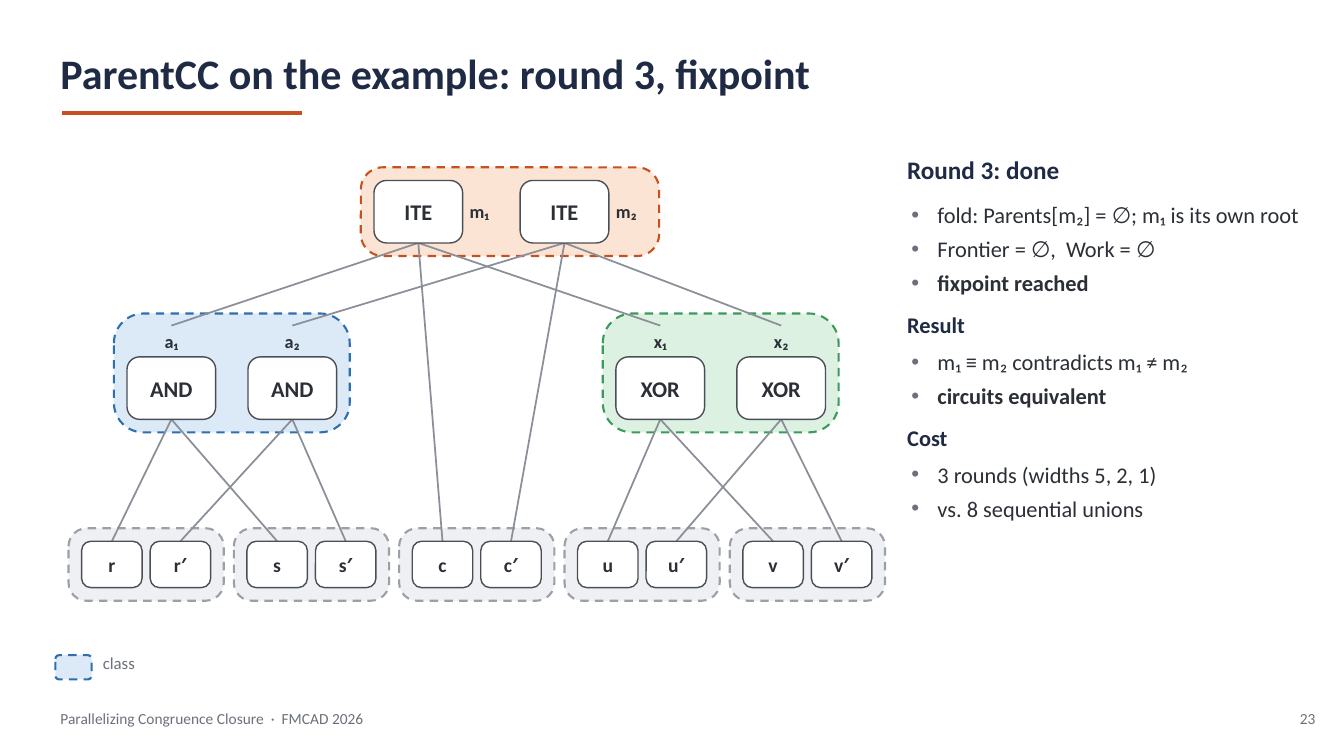
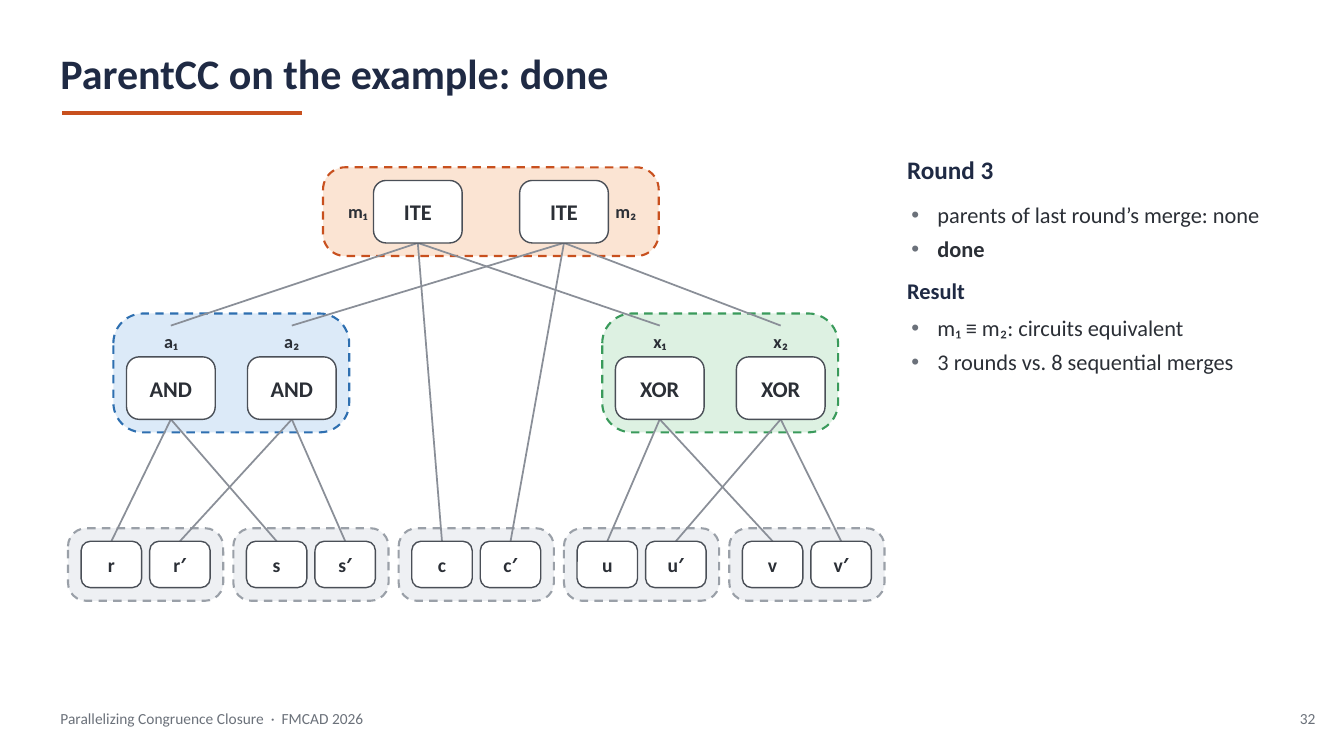
Before and after one commit to amarshah1/parallelcc-paper, a slide deck: slide 32 of slides/parallelcc-part1.pptx (slide 23 before the commit). Drawn at 1344x756 pixels with LibreOffice and Linux fonts; fonts in the diff are those of the drawing. Boxes give left, top, right and bottom in pixels: in the first picture for what was removed or moved away, otherwise in the second. Text is boxed around its words. In the diff, an @@ line names an element or a change of style, - is before the commit and + after.

```diff
--- a/slides/parallelcc-part1.pptx
+++ b/slides/parallelcc-part1.pptx
@@ text at box(60, 59, 609, 96): text changed @@
-ParentCC on the example: round 3, fixpoint
+ParentCC on the example: done
@@ rounded rectangle: place and size @@
-rounded rectangle at box(361, 167, 659, 256)
+rounded rectangle at box(323, 167, 658, 256)
@@ text at box(907, 161, 994, 179): text changed @@
-Round 3: done
+Round 3
@@ text "m₁": place and size @@
-text "m₁" at box(470, 209, 489, 220)
+text "m₁" at box(348, 209, 367, 220)
@@ text "m₁" at box(348, 209, 367, 220): alignment left to right @@
@@ text at box(937, 207, 1259, 257): text changed @@
-• fold: Parents[m₂] = ∅; m₁ is its own root
-• Frontier = ∅, Work = ∅
-• fixpoint reached
+• parents of last round’s merge: none
+• done
@@ text at box(937, 320, 1234, 374): text changed @@
-• m₁ ≡ m₂ contradicts m₁ ≠ m₂
-• circuits equivalent
-Cost
-• 3 rounds (widths 5, 2, 1)
-• vs. 8 sequential unions
+• m₁ ≡ m₂: circuits equivalent
+• 3 rounds vs. 8 sequential merges
@@ rounded rectangle removed at box(55, 655, 92, 680) @@
@@ text removed at box(103, 657, 135, 669) @@
-class
@@ text at box(1300, 714, 1316, 724): text changed @@
-23
+32
```
Also in this commit, not shown: 19 other slides changed, 13 slides added, 4 slides removed, 2 other files.
